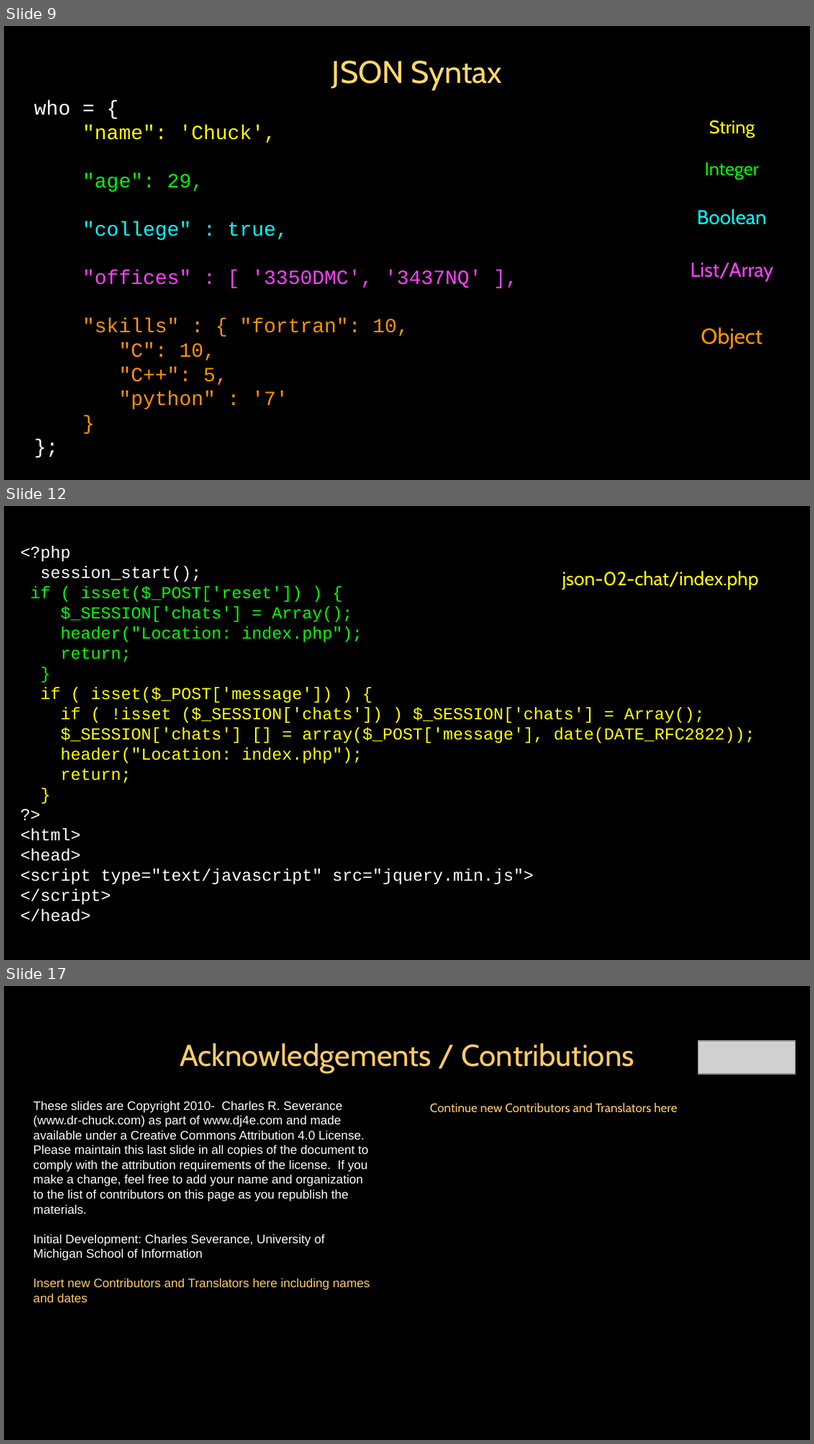
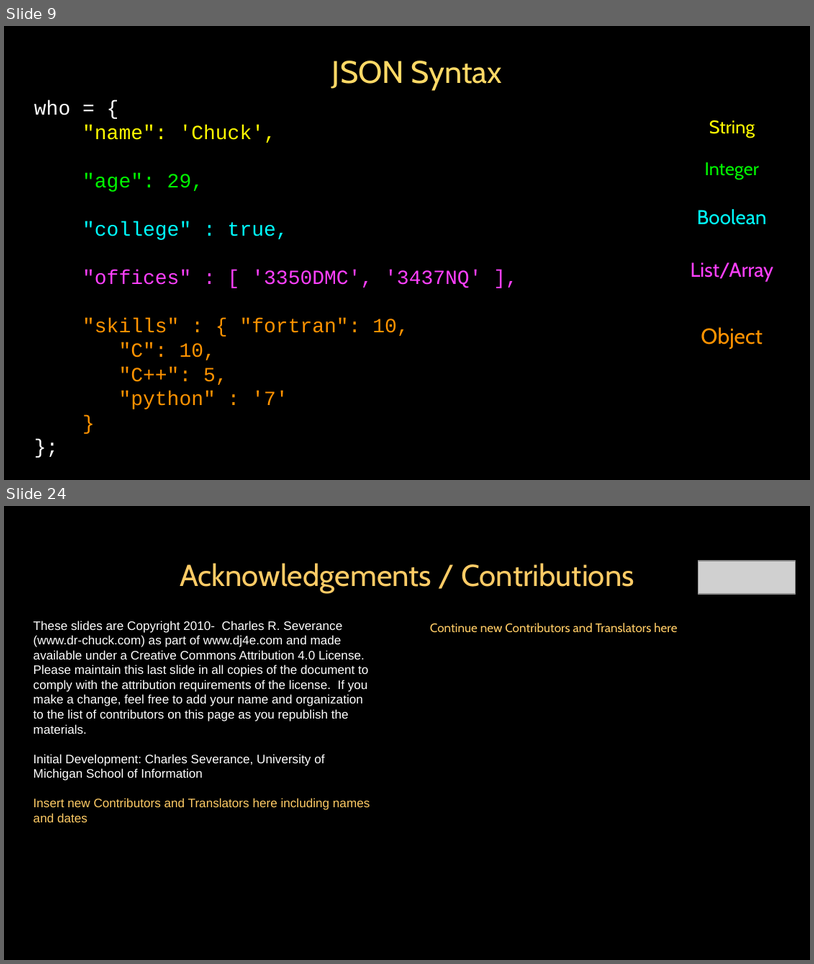
Before and after one commit to csev/dj4e, a slide deck: lectures/JS-04-JSON.ppt. Shown one above the other, each under a label of ours: slides 9, 12 and 17 before the commit, slides 9 and 24 after it; the slides between them are not shown. The pictures are 814x1444 and 814x964 pixels, drawn with LibreOffice and Linux fonts; fonts in the diff are those of the drawing; grey boxes stand for pictures. Boxes give left, top, right and bottom in pixels: in the first picture for what was removed or moved away, otherwise in the second. Text is boxed around its words. In the diff, an @@ line names an element or a change of style, - is before the commit and + after.

```diff
--- a/lectures/JS-04-JSON.ppt
+++ b/lectures/JS-04-JSON.ppt
@@ slide 12 removed at (4, 506, 810, 960), background #000000; not listed: 1 template element that a slide beside it also shows @@
@@ free removed at (18, 538, 804, 928) @@
-<?php
-session_start();
-if ( isset($_POST['reset']) ) {
-$_SESSION['chats'] = Array();
-header("Location: index.php");
-return;
-}
-if ( isset($_POST['message']) ) {
-if ( !isset ($_SESSION['chats']) ) $_SESSION['chats'] = Array();
-$_SESSION['chats'] [] = array($_POST['message'], date(DATE_RFC2822));
-header("Location: index.php");
-return;
-}
-?>
-<html>
-<head>
-<script type="text/javascript" src="jquery.min.js">
-</script>
-</head>
@@ free removed at (542, 565, 781, 595) @@
-json-02-chat/index.php
@@ what was slide 17 is now slide 24 @@
```
Also in this commit, not shown: 3 slides changed, 13 slides added, 5 other slides removed.
